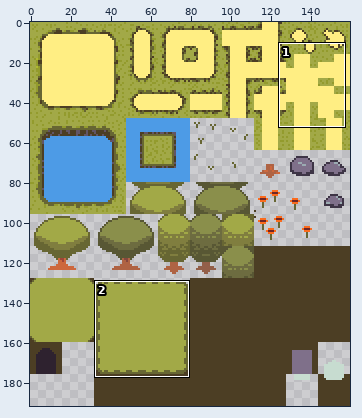
File history of a sprite sheet, Assets/Act1/TileMaps/ForestTileSetAct1.png. The first picture is a wide view before the edit; the outline marks the close-up.
Close-up. The starting point:
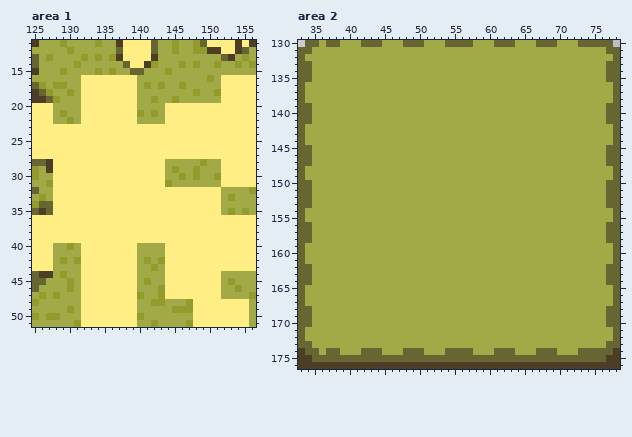
The file is 160x192 pixels. Shown: area 1: x 125..156, y 11..51; area 2: x 33..78, y 130..176.
Now the later version:
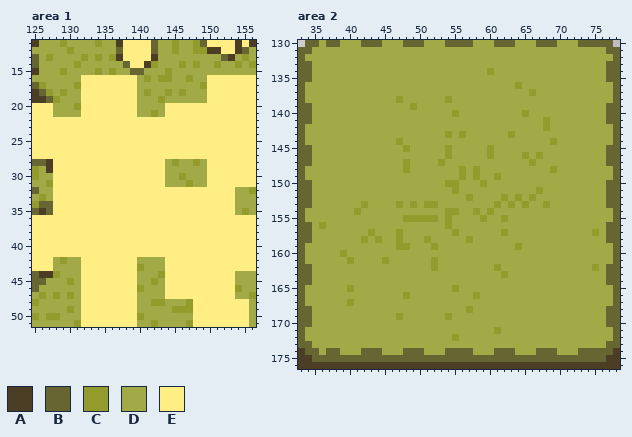
Palette (. is transparent): A #4c3e24  B #676633  C #939b2d  D #a2a947  E #ffee83
Difference:
Changed rows in their new state; - is an unchanged pixel.
Area 1:
first column x 128:
16 -------------C-CC--C--EE
17 DD-C---------D-D--D--CEE
18 -CD----------C--C-C-D-EE
19 --------------DC-D----EE
20 ---C--------------------
21 -D----------D-----------
22 EEEE--------EEEE--------
first column x 144:
28 -C--CDEE--
29 -D--D-EE--
30 ----D-EE--
31 D--C--EE--
32 --------EE
33 --------EE
34 --------EE
35 --------EE
first column x 128:
40 EEEE--------EEEE----------
41 EEEE--------EEEE----------
42 ---D---------D-D----------
43 ------------C-D-----------
44 CD-------------C--------EE
45 -------------DC---------EE
46 --D---------C--D--------EE
47 --C---------D--D--------EE
Area 2:
first column x 36:
134 ------------------------C---------------
136 ----------------------------C-----------
137 ------------------------------C---------
138 -----------C------C---------------------
139 -------------C--------------------------
140 -------------------C---------C----------
141 --------------------------------C-------
142 --------------------------------C-------
143 ------------------C-C------C------------
144 -----------C---------------------C------
145 ------------C-----C-----C---------------
146 ------------------C-----C----C-C--------
147 ------------C----C------------C---------
148 ------------C-------C-C----------C------
149 --------------------C-C--C--------------
150 ------------------CC---C----------------
151 -------------------C-----------C--------
152 ---------------------C----C-C-C---------
153 ------C----C-C-CC--------C-C-C--C-------
154 -----C------------CC--C-C---------------
155 ------------CCCCC-C----C--C-------------
156 C-----------------C---------------------
157 -------C---C-------C------C------------C
158 ------C-C--C---C-----C------------------
159 -----------CC---C-----------C-----------
160 ---C------------------------------------
161 ----C----C------C-----------------------
162 ----------------C--------C-------------C
163 --------------------------C-------------
165 ----C--------------C--------------------
166 ------------C---------C-----------------
167 ----C-----------------------------------
168 ---------------------C------------------
169 -----------C------C---------------------
171 -------------------------C--------------
172 -------------------C--------------------
Changed places in both close-ups, as pixel boxes (x1, y1, x2, y2):
changed: (137, 75, 221, 124)
changed: (53, 82, 81, 124)
changed: (165, 159, 235, 215)
changed: (53, 243, 81, 299)
changed: (137, 243, 165, 299)
changed: (221, 271, 235, 299)
changed: (319, 68, 557, 341)
changed: (592, 229, 599, 271)
